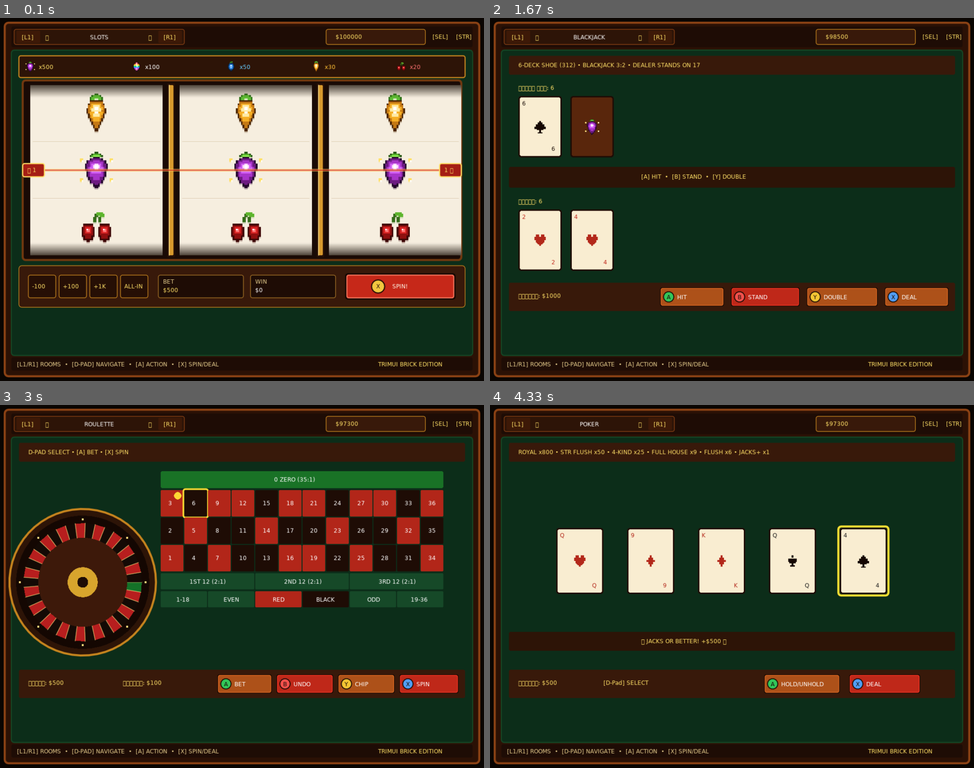
Above: before the commit, frames 1-4 (two rows, left to right).
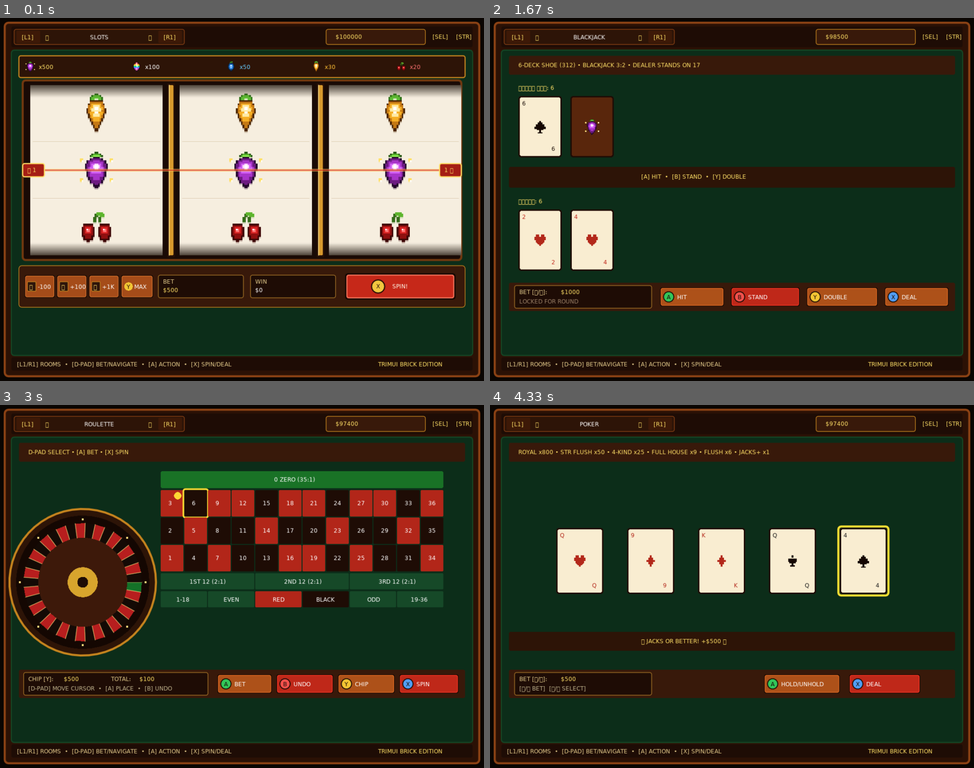
Above: after the commit, the same moments.

Repository: byMr712/SlotGame-PortMaster
Game: LÖVE game, started from casino/main.lua
The game is run twice, just before and just after one commit, with the same random seed, the same clock (stepped at 60 frames per second) and the same inputs.
Inputs:
- Up to frame 1 (0.1 s): no input
- Up to frame 2 (1.67 s): hold A 0.33-0.8 s; hold Right 0.33-0.8 s; hold Right 0.83-1.3 s; tap E at 1.33 s
- Up to frame 3 (3 s): hold Up 1.67-1.97 s; tap Y at 1.82, 2.82 s; tap 3 at 2 s; tap A at 2.33 s; hold Right from 2.67 s (still down)
- Up to frame 4 (4.33 s): release Right at 3.13 s; tap E at 3.17 s; tap Enter at 3.5 s; hold Left from 3.83 s (still down); tap Y at 3.98 s

The runs differ from the first frame. In frame 1, 1.8% of the frame differs, in the area x 5-48%, y 70-97%; in frame 2, 2.0%; in frame 3, 2.6%, in the area x 4-73%, y 4-97%; in frame 4, 2.0%.

Commit message:
Clarify bet controls for gamepad: map D-Pad to bets, style bet buttons with D-Pad keycaps, and lock bets during active round

Diff:
--- a/casino/main.lua
+++ b/casino/main.lua
@@ -114,7 +114,7 @@
     love.graphics.setColor(0.12, 0.05, 0.02)
     love.graphics.rectangle("fill", 24, 718, 976, 28, 4)
     love.graphics.setColor(0.9, 0.8, 0.55)
-    love.graphics.print("[L1/R1] ROOMS  •  [D-PAD] NAVIGATE  •  [A] ACTION  •  [X] SPIN/DEAL", 36, 725)
+    love.graphics.print("[L1/R1] ROOMS  •  [D-PAD] BET/NAVIGATE  •  [A] ACTION  •  [X] SPIN/DEAL", 36, 725)
     love.graphics.setColor(1, 0.88, 0.4)
     love.graphics.print("TRIMUI BRICK EDITION", 800, 725)
 end
--- a/casino/src/games/blackjack.lua
+++ b/casino/src/games/blackjack.lua
@@ -250,8 +250,25 @@
     -- Нижняя панель действий
     love.graphics.setColor(0.22, 0.1, 0.04)
     love.graphics.rectangle("fill", 40, 560, 944, 60, 4)
-    love.graphics.setColor(1, 0.88, 0.4)
-    love.graphics.print(string.format("%s: %s", i18n.t("bet"), economy.format(bj.bet)), 60, 580)
+
+    -- Панель ставки (D-Pad)
+    love.graphics.setColor(0.12, 0.05, 0.02)
+    love.graphics.rectangle("fill", 52, 566, 290, 48, 4)
+    love.graphics.setColor(0.65, 0.45, 0.15)
+    love.graphics.rectangle("line", 52, 566, 290, 48, 4)
+
+    love.graphics.setColor(0.9, 0.8, 0.55)
+    love.graphics.print("BET [▲/▼]:", 62, 572)
+    love.graphics.setColor(1, 0.88, 0.4)
+    love.graphics.print(economy.format(bj.bet), 150, 572)
+
+    love.graphics.setColor(0.75, 0.7, 0.55)
+    if bj.gameOver then
+        love.graphics.print("[▲/▼ ±100]  [◄/► ±1K]", 62, 592)
+    else
+        love.graphics.setColor(0.6, 0.5, 0.4)
+        love.graphics.print("LOCKED FOR ROUND", 62, 592)
+    end
 
     local function drawGameBtn(bx, by, bw, bh, bCol, keyCol, keyChar, label)
         -- Темная тень
@@ -287,13 +304,23 @@
 end
 
 function bj.keypressed(key)
-    if key == "up" then
-        bj.bet = bj.bet + 100
-        audio.play("click")
-    elseif key == "down" then
-        bj.bet = math.max(100, bj.bet - 100)
-        audio.play("click")
-    elseif key == "a" then
+    if bj.gameOver then
+        if key == "up" then
+            bj.bet = bj.bet + 100
+            audio.play("click")
+        elseif key == "down" then
+            bj.bet = math.max(100, bj.bet - 100)
+            audio.play("click")
+        elseif key == "right" then
+            bj.bet = bj.bet + 1000
+            audio.play("click")
+        elseif key == "left" then
+            bj.bet = math.max(100, bj.bet - 1000)
+            audio.play("click")
+        end
+    end
+
+    if key == "a" then
         bj.hit()
     elseif key == "b" then
         bj.stand()
--- a/casino/src/games/poker.lua
+++ b/casino/src/games/poker.lua
@@ -197,9 +197,19 @@
     -- Нижняя панель
     love.graphics.setColor(0.22, 0.1, 0.04)
     love.graphics.rectangle("fill", 40, 560, 944, 60, 4)
+    -- Панель ставки (D-Pad)
+    love.graphics.setColor(0.12, 0.05, 0.02)
+    love.graphics.rectangle("fill", 52, 566, 290, 48, 4)
+    love.graphics.setColor(0.65, 0.45, 0.15)
+    love.graphics.rectangle("line", 52, 566, 290, 48, 4)
+
+    love.graphics.setColor(0.9, 0.8, 0.55)
+    love.graphics.print("BET [▲/▼]:", 62, 572)
     love.graphics.setColor(1, 0.88, 0.4)
-    love.graphics.print(string.format("%s: %s", i18n.t("bet"), economy.format(poker.bet)), 60, 580)
-    love.graphics.print("[D-Pad] SELECT", 240, 580)
+    love.graphics.print(economy.format(poker.bet), 150, 572)
+
+    love.graphics.setColor(0.75, 0.7, 0.55)
+    love.graphics.print("[▲/▼ BET]  [◄/► SELECT]", 62, 592)
 
     local function drawGameBtn(bx, by, bw, bh, bCol, keyCol, keyChar, label)
         love.graphics.setColor(0.08, 0.03, 0.01)
--- a/casino/src/games/roulette.lua
+++ b/casino/src/games/roulette.lua
@@ -438,9 +438,25 @@
 
     love.graphics.setColor(0.22, 0.1, 0.04, alpha)
     love.graphics.rectangle("fill", 40, 560, 944, 60, 4)
+
+    -- Панель фишки и общей ставки
+    love.graphics.setColor(0.12, 0.05, 0.02, alpha)
+    love.graphics.rectangle("fill", 50, 566, 390, 48, 4)
+    love.graphics.setColor(0.65, 0.45, 0.15, alpha)
+    love.graphics.rectangle("line", 50, 566, 390, 48, 4)
+
+    love.graphics.setColor(0.9, 0.8, 0.55, alpha)
+    love.graphics.print("CHIP [Y]:", 60, 572)
     love.graphics.setColor(1, 0.88, 0.4, alpha)
-    love.graphics.print(string.format("%s: %s", i18n.t("chip"), economy.format(roulette.selectedChip)), 60, 580)
-    love.graphics.print(string.format("%s: %s", i18n.t("bet"), economy.format(roulette.getTotalBet())), 260, 580)
+    love.graphics.print(economy.format(roulette.selectedChip), 135, 572)
+
+    love.graphics.setColor(0.9, 0.8, 0.55, alpha)
+    love.graphics.print("TOTAL:", 235, 572)
+    love.graphics.setColor(1, 0.88, 0.4, alpha)
+    love.graphics.print(economy.format(roulette.getTotalBet()), 295, 572)
+
+    love.graphics.setColor(0.75, 0.7, 0.55, alpha)
+    love.graphics.print("[D-PAD] MOVE CURSOR  •  [A] PLACE  •  [B] UNDO", 60, 592)
 
     local function drawGameBtn(bx, by, bw, bh, bCol, keyCol, keyChar, label)
         love.graphics.setColor(0.08, 0.03, 0.01, alpha)
--- a/casino/src/games/slots.lua
+++ b/casino/src/games/slots.lua
@@ -281,20 +281,41 @@
     love.graphics.setColor(0.78, 0.52, 0.12)
     love.graphics.rectangle("line", 40, 524, 944, 88, 6)
 
-    -- Кнопки ставок
+    -- Кнопки ставок с тактильными D-Pad/кнопочными колпачками
     local betBtns = {
-        { label = "-100", x = 60 },
-        { label = "+100", x = 125 },
-        { label = "+1K", x = 190 },
-        { label = "ALL-IN", x = 255 },
+        { dir = "▼", label = "-100", x = 52, w = 64, isKey = false },
+        { dir = "▲", label = "+100", x = 120, w = 64, isKey = false },
+        { dir = "►", label = "+1K",  x = 188, w = 64, isKey = false },
+        { dir = "Y", label = "MAX",  x = 256, w = 68, isKey = true },
     }
     for _, btn in ipairs(betBtns) do
-        love.graphics.setColor(0.15, 0.06, 0.02)
-        love.graphics.rectangle("fill", btn.x, 544, 58, 48, 4)
-        love.graphics.setColor(0.78, 0.52, 0.12)
-        love.graphics.rectangle("line", btn.x, 544, 58, 48, 4)
-        love.graphics.setColor(1, 0.88, 0.4)
-        love.graphics.print(btn.label, btn.x + 8, 560)
+        -- Тень
+        love.graphics.setColor(0.08, 0.03, 0.01)
+        love.graphics.rectangle("fill", btn.x, 544, btn.w, 48, 4)
+        -- Корпус кнопки
+        love.graphics.setColor(0.65, 0.30, 0.10)
+        love.graphics.rectangle("fill", btn.x + 2, 546, btn.w - 4, 44, 3)
+        -- Фаска
+        love.graphics.setColor(0.85, 0.45, 0.18)
+        love.graphics.rectangle("line", btn.x + 2, 546, btn.w - 4, 44, 3)
+
+        -- Колпачок D-pad или круглая кнопка Y
+        if btn.isKey then
+            love.graphics.setColor(0.95, 0.78, 0.20)
+            love.graphics.circle("fill", btn.x + 16, 568, 9)
+            love.graphics.setColor(0.15, 0.05, 0.02)
+            love.graphics.print(btn.dir, btn.x + 12, 561)
+        else
+            love.graphics.setColor(0.18, 0.08, 0.04)
+            love.graphics.rectangle("fill", btn.x + 6, 558, 18, 20, 2)
+            love.graphics.setColor(0.78, 0.52, 0.12)
+            love.graphics.rectangle("line", btn.x + 6, 558, 18, 20, 2)
+            love.graphics.setColor(1, 0.88, 0.4)
+            love.graphics.print(btn.dir, btn.x + 10, 561)
+        end
+
+        love.graphics.setColor(1, 1, 1)
+        love.graphics.print(btn.label, btn.x + 28, 561)
     end
 
     -- Информационные плашки: СТАВКА и ВЫИГРЫШ
@@ -358,6 +379,12 @@
     elseif key == "down" then
         slots.bet = math.max(100, slots.bet - 100)
         audio.play("click")
+    elseif key == "right" then
+        slots.bet = slots.bet + 1000
+        audio.play("click")
+    elseif key == "left" then
+        slots.bet = math.max(100, slots.bet - 1000)
+        audio.play("click")
     elseif key == "y" then
         slots.bet = economy.getBalance()
         audio.play("coin")
